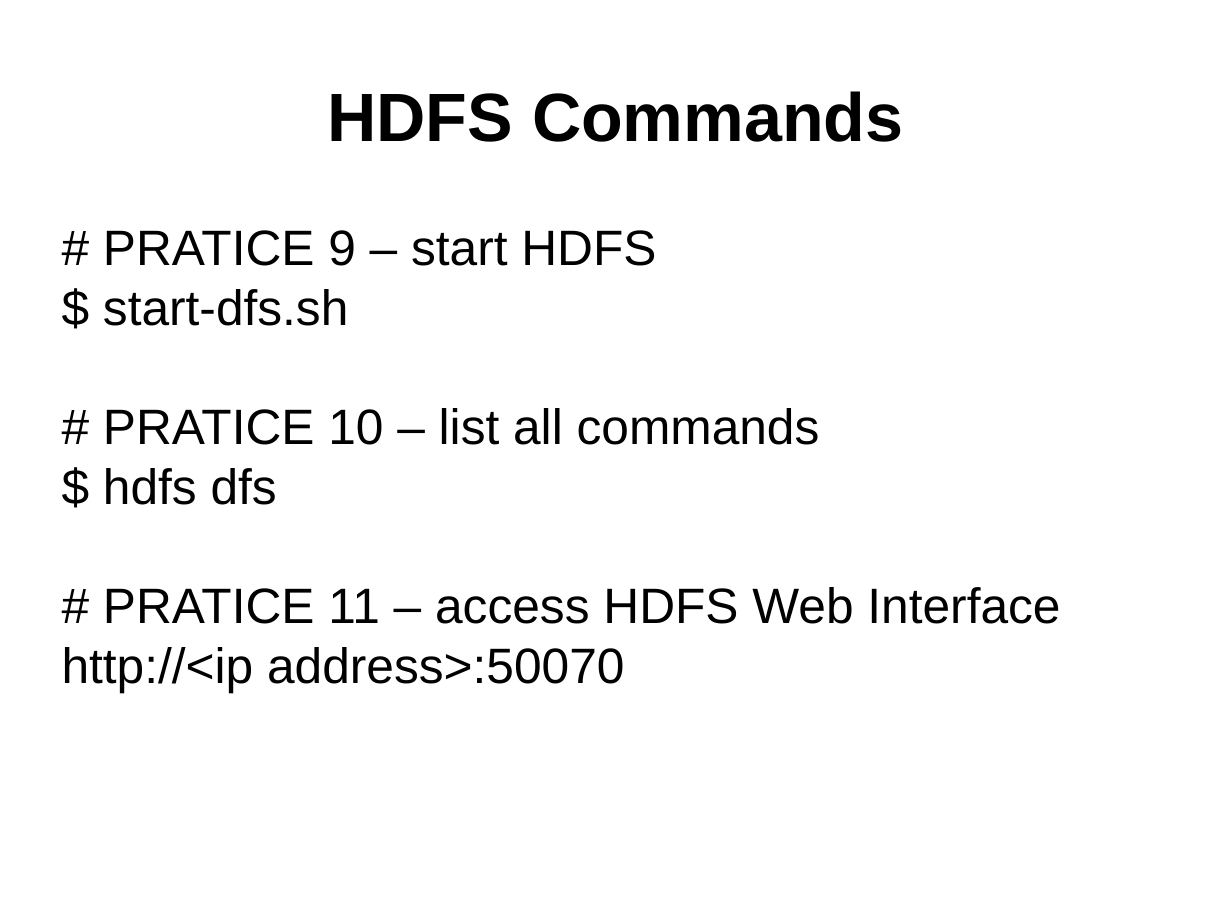
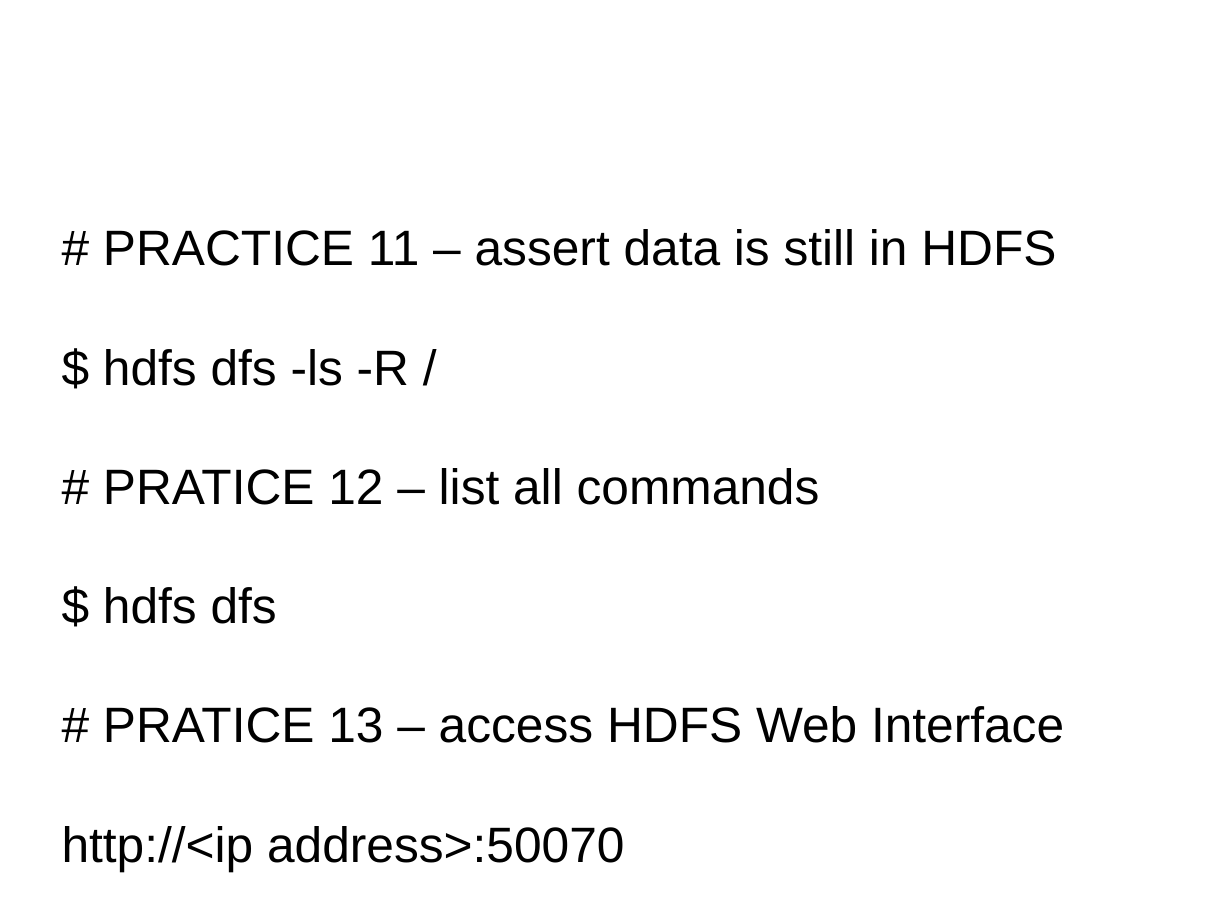
Before and after one commit to dsikar/GMSHadoopWorkshop, a slide deck: slide 12 of slides/02-HDFS.odp. Drawn at 1232x924 pixels with LibreOffice and Linux fonts; fonts in the diff are those of the drawing; background and template pictures are left out. Boxes give left, top, right and bottom in pixels: in the first picture for what was removed or moved away, otherwise in the second. Text is boxed around its words. In the diff, an @@ line names an element or a change of style, - is before the commit and + after.

```diff
--- a/slides/02-HDFS.odp
+++ b/slides/02-HDFS.odp
@@ title "HDFS Commands" at <box>61,35,1171,187</box>: size 44 to 47.6 pt, text colour #000000 to #FFFFFF, highlight #FFFFFF to none @@
@@ subtitle at <box>103,229,1056,505</box>: text changed @@
-# PRATICE 9 – start HDFS
-$ start-dfs.sh
-# PRATICE 10 – list all commands
+# PRACTICE 11 – assert data is still in HDFS
+$ hdfs dfs -ls -R /
+# PRATICE 12 – list all commands
@@ subtitle at <box>62,587,625,871</box>: highlight #FFFFFF to none in "$ hdfs dfs", "http://<ip address>:50070" @@
@@ subtitle at <box>103,706,1064,743</box>: text changed @@
-# PRATICE 11 – access HDFS Web Interface
+# PRATICE 13 – access HDFS Web Interface
```
Also in this commit, not shown: 9 other slides changed, 5 slides added, 3 slides removed, 6 other files.
